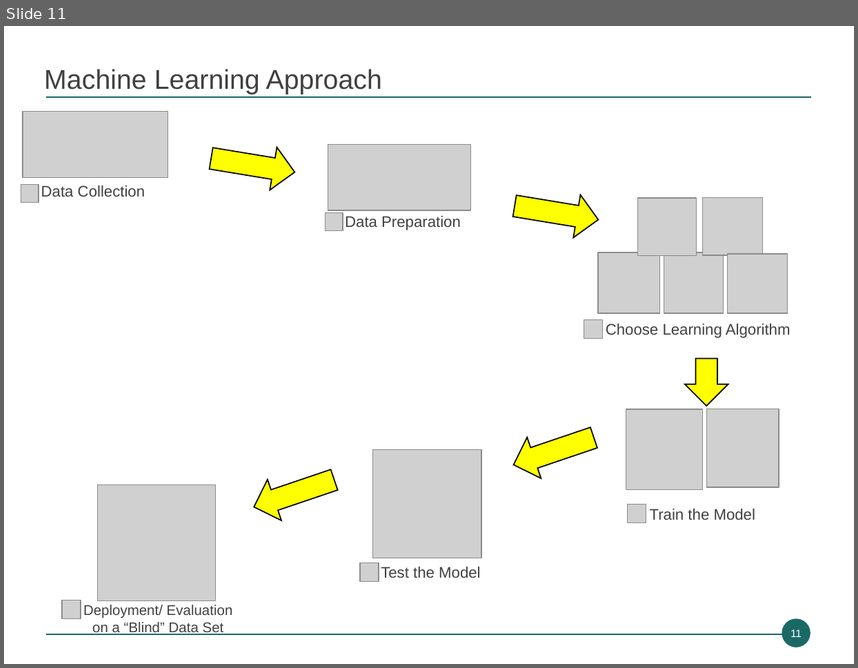
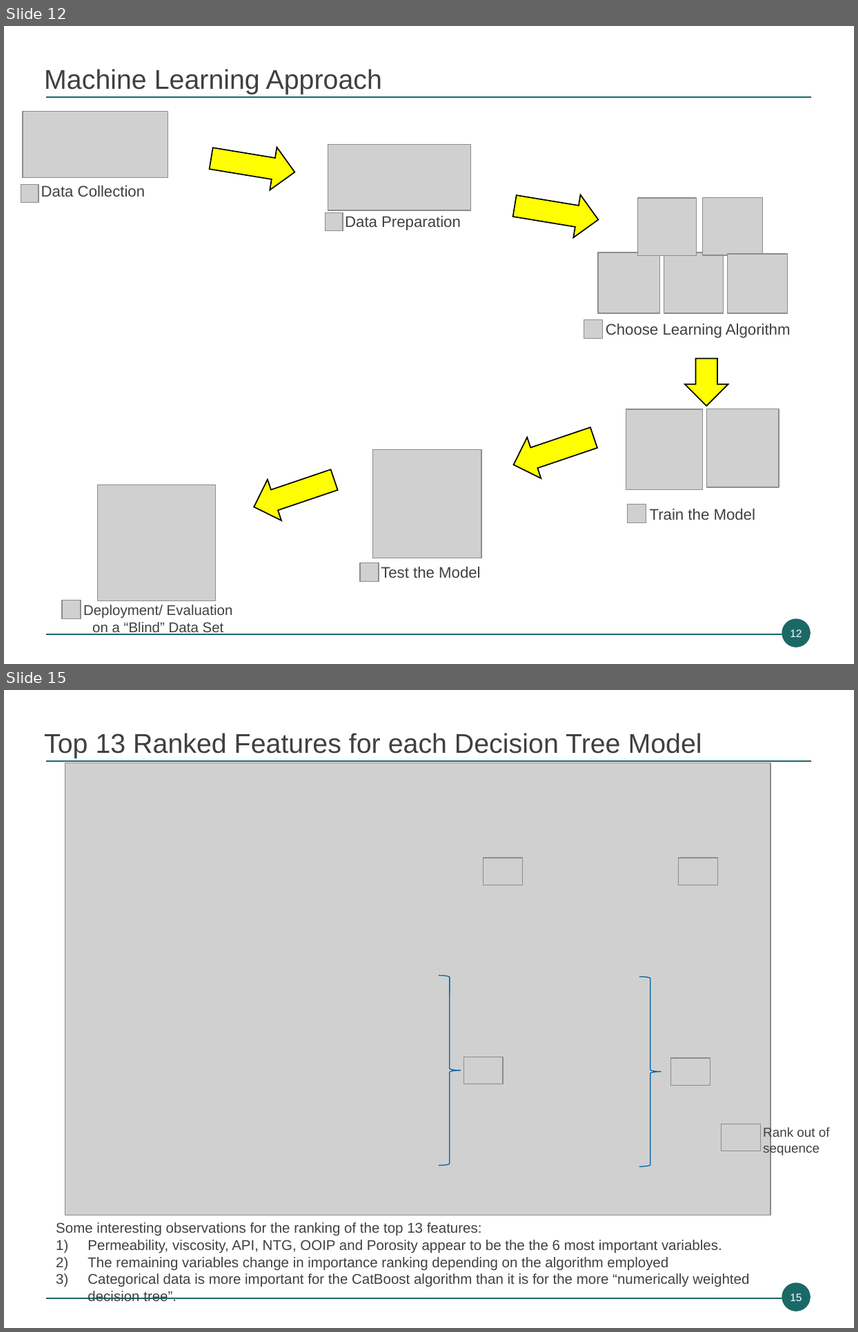
Before and after one commit to munishkumar-gh/munishkumar-gh.github.io, a slide deck: SPE_Paper/Prediction of Recovery Factor using Machine Learning Methods.pptx. Shown one above the other, each under a label of ours: slide 11 before the commit, slides 12 and 15 after it; the slides between them are not shown. The pictures are 858x668 and 858x1332 pixels, drawn with LibreOffice and Linux fonts; fonts in the diff are those of the drawing; grey boxes stand for pictures; background and template pictures are left out. Boxes give left, top, right and bottom in pixels: in the first picture for what was removed or moved away, otherwise in the second. Text is boxed around its words. In the diff, an @@ line names an element or a change of style, - is before the commit and + after.

```diff
--- a/SPE_Paper/Prediction of Recovery Factor using Machine Learning Methods.pptx
+++ b/SPE_Paper/Prediction of Recovery Factor using Machine Learning Methods.pptx
@@ slide 15 added at box(4, 690, 854, 1328), background #FFFFFF; not listed: 2 template elements that a slide beside it also shows @@
@@ title added at box(44, 733, 702, 758), 23 pt, text #404040 @@
+Top 13 Ranked Features for each Decision Tree Model
@@ picture added at box(65, 763, 771, 1214) @@
@@ picture added at box(484, 858, 523, 885) @@
@@ picture added at box(679, 858, 718, 885) @@
@@ right brace added at box(439, 976, 461, 1165), outline #00609F 0.75 pt @@
@@ right brace added at box(640, 976, 662, 1166), outline #00609F 0.75 pt @@
@@ picture added at box(464, 1056, 503, 1083) @@
@@ picture added at box(671, 1058, 711, 1085) @@
@@ picture added at box(722, 1123, 760, 1151) @@
@@ text added at box(763, 1126, 830, 1155), 11 pt, text #404040 @@
+Rank out of sequence
@@ text added at box(56, 1222, 749, 1301), 12 pt, text #404040 @@
+Some interesting observations for the ranking of the top 13 features:
+1) Permeability, viscosity, API, NTG, OOIP and Porosity appear to be the the 6 most important variables.
+2) The remaining variables change in importance ranking depending on the algorithm employed
+3) Categorical data is more important for the CatBoost algorithm than it is for the more “numerically weighted decision tree”.
@@ page number added at box(782, 1283, 811, 1312), fill #1B6967, 9 pt, text #FFFFFF @@
+15
@@ what was slide 11 is now slide 12 @@
@@ page number at box(790, 629, 802, 637): text changed @@
-11
+12
```
Also in this commit, not shown: 12 slides changed, 4 other slides added, 2 slides removed, 11 other files.
